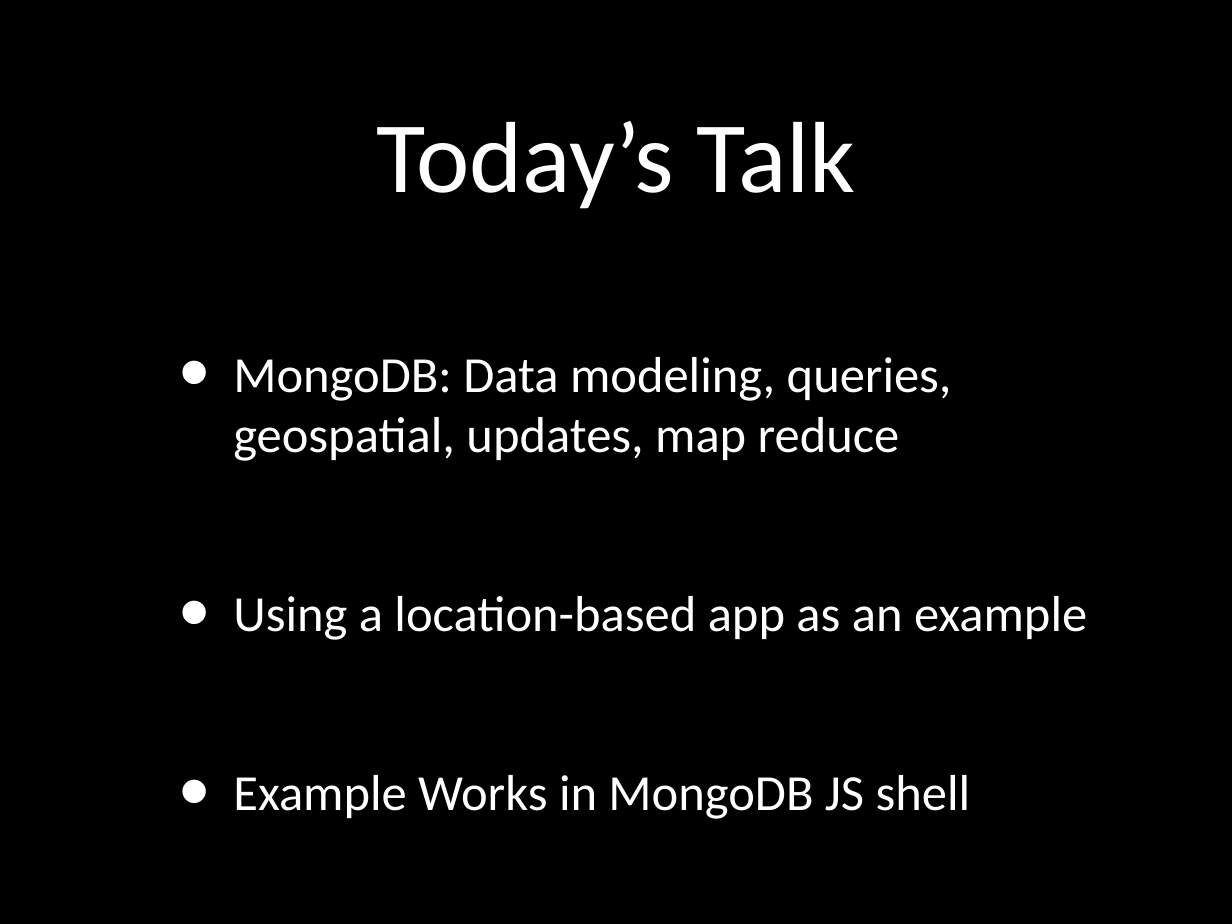
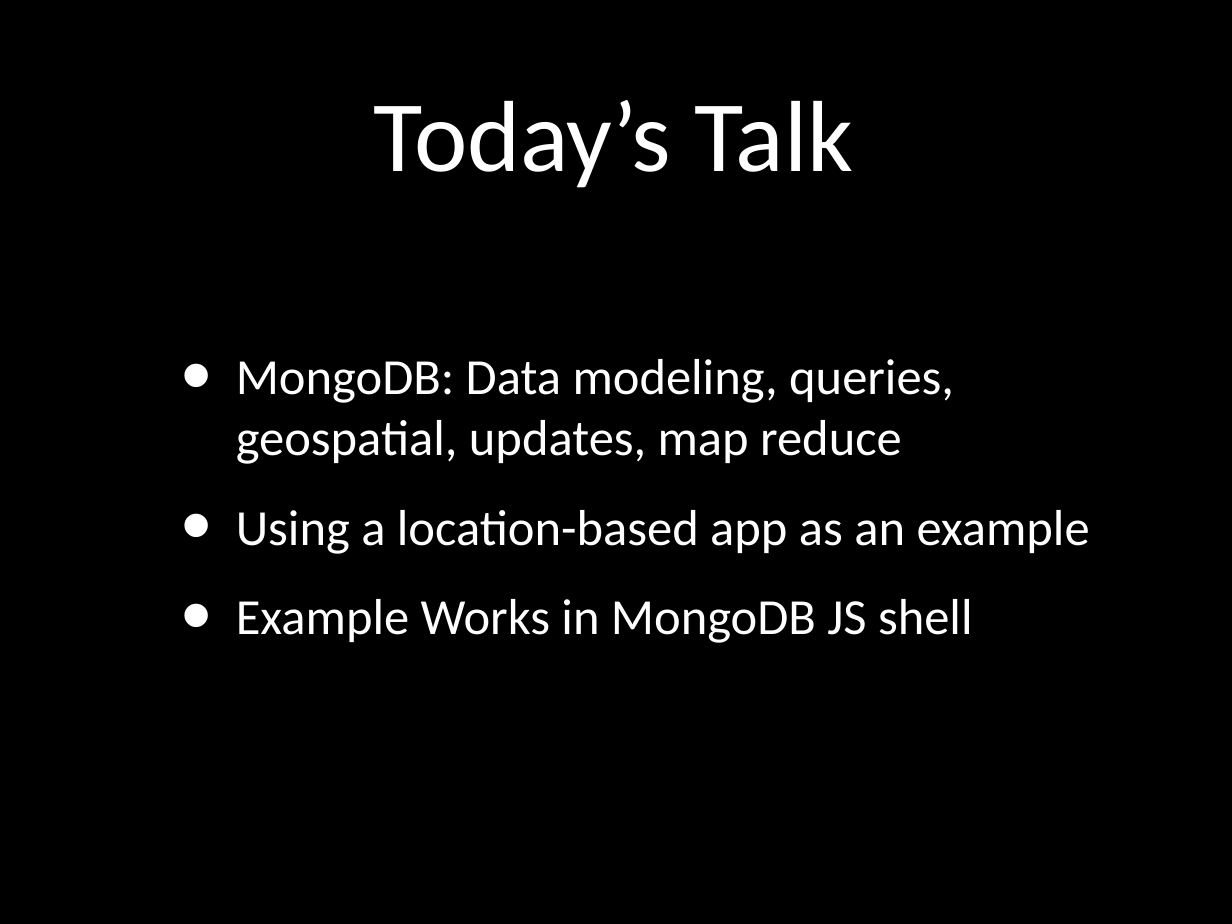
Before and after one commit to stbrody/scratch, a slide deck: slide 2 of WebAppsWithMongoDBWebinar-Oct2011.ppt. Drawn at 1232x924 pixels with LibreOffice and Linux fonts; fonts in the diff are those of the drawing. Boxes give left, top, right and bottom in pixels: in the first picture for what was removed or moved away, otherwise in the second. Text is boxed around its words. In the diff, an @@ line names an element or a change of style, - is before the commit and + after.

```diff
--- a/WebAppsWithMongoDBWebinar-Oct2011.ppt
+++ b/WebAppsWithMongoDBWebinar-Oct2011.ppt
@@ title "Today’s Talk": place and size @@
-title "Today’s Talk" at [376, 121, 856, 209]
+title "Today’s Talk" at [374, 100, 853, 188]
@@ text "MongoDB: Data modeling, queries, geospatial, ..." rewrapped from [233, 357, 1087, 819] to [236, 359, 1090, 643] @@
```
Also in this commit, not shown: 5 other slides changed, 3 slides added, 1 slide removed.
